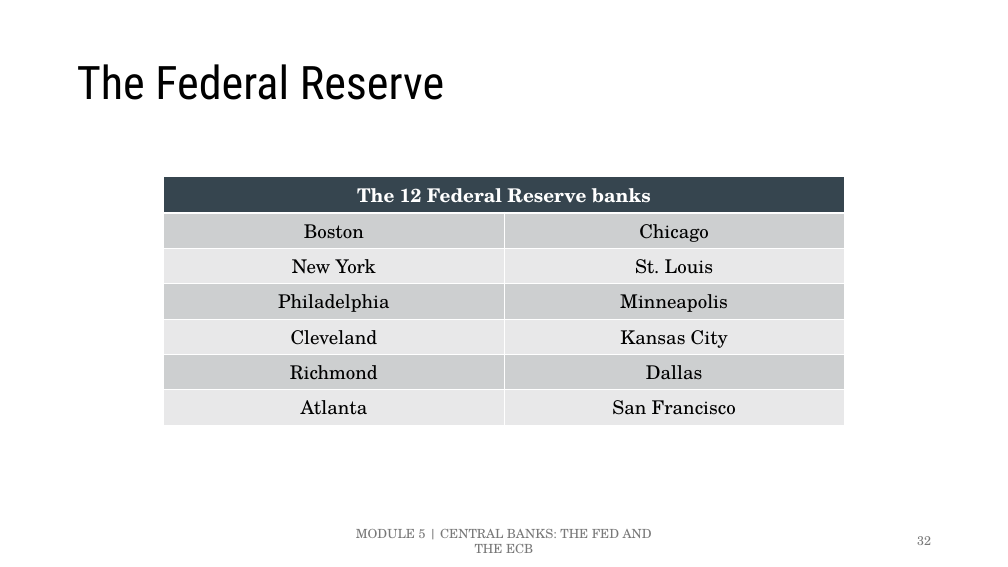
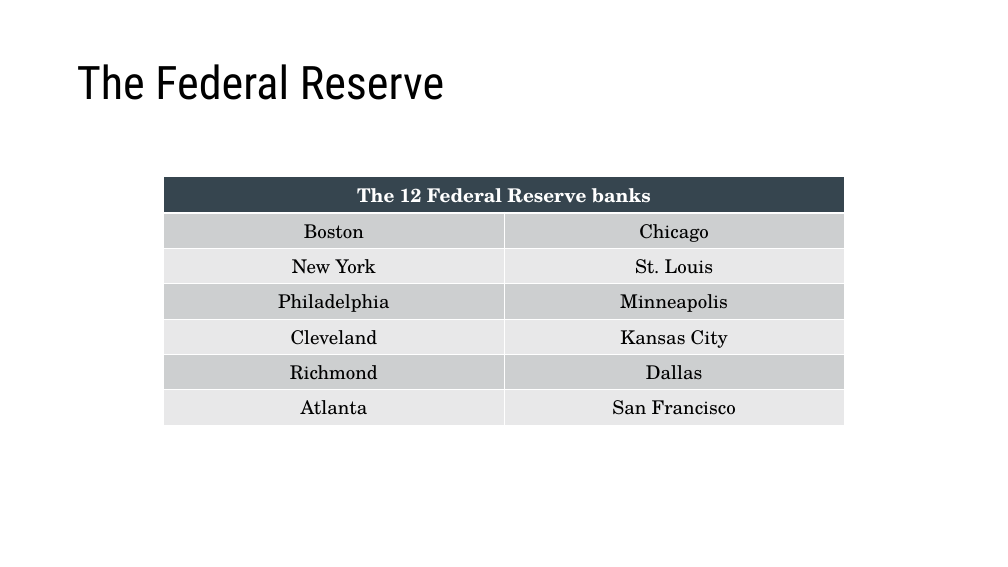
Before and after one commit to ncachanosky/ECON-3320-online, a slide deck: slide 32 of figures/figures.pptx. Drawn at 1008x567 pixels with LibreOffice and Linux fonts; fonts in the diff are those of the drawing. Boxes give left, top, right and bottom in pixels: in the first picture for what was removed or moved away, otherwise in the second. Text is boxed around its words. In the diff, an @@ line names an element or a change of style, - is before the commit and + after.

```diff
--- a/figures/figures.pptx
+++ b/figures/figures.pptx
@@ text removed at [356,529,652,553] @@
-MODULE 5 | CENTRAL BANKS: THE FED AND THE ECB
@@ page number removed at [917,536,931,545] @@
-32
```
Also in this commit, not shown: 4 other slides changed, 19 slides added, 32 other files.
